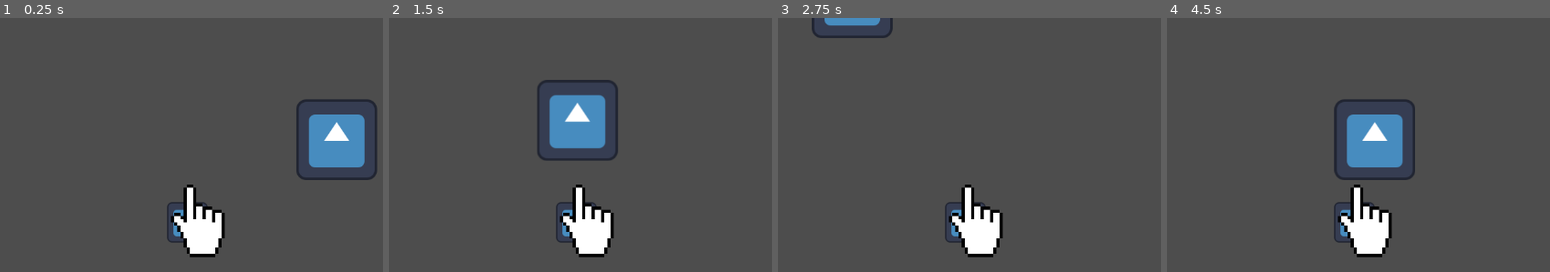
Above: before the commit, frames 1-4 (left to right).
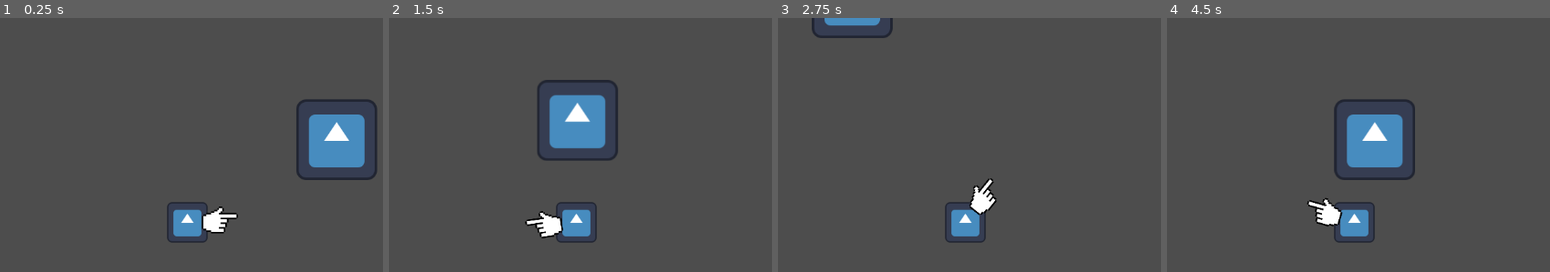
Above: after the commit, the same moments.

Repository: CauaRodrigues08/System-Terminated
Game: Godot game, scene res://scenes/world.tscn
The game is run twice, just before and just after one commit, with the same random seed, the same clock (stepped at 60 frames per second) and the same inputs. The project has no main scene, so this scene is started directly. The engine's default icon, where the game draws it, is replaced by a stand-in: a white triangle on a blue panel in a dark square.
Inputs (mouse positions are in pixels of both pictures, inside the frame that each line leads up to):
- Up to frame 1 (0.25 s): no input
- Up to frame 2 (1.5 s): tap Enter at 0.5 s; move the mouse to (737, 200) at 0.52 s; hold D (move_right) 0.53-1.28 s; move the mouse to (431, 244) at 1.27 s; hold S (move_down) from 1.28 s (still down)
- Up to frame 3 (2.75 s): move the mouse to (1038, 132) at 2.02 s; release S (move_down) at 2.03 s; hold D (move_right) from 2.03 s (still down)
- Up to frame 4 (4.5 s): move the mouse to (outside the picture) at 2.77 s; release D (move_right) at 2.78 s; hold W (move_up) 2.78-3.53 s; move the mouse to (outside the picture) at 3.52 s; hold A (move_left) from 3.53 s (still down); move the mouse to (outside the picture) at 4.27 s

The runs differ from the first frame. In frame 1, 2.3% of the frame differs, in the area x 44-63%, y 65-95%; in frame 2, 3.0%, in the area x 35-59%, y 65-95%; in frame 3, 2.8%; in frame 4, 3.0%.

Commit message:
Aim system now functional: typo error fixedand gun radius adjusted

Diff:
--- a/components/scenes_components/gun_pivot.tscn
+++ b/components/scenes_components/gun_pivot.tscn
@@ -1,6 +1,6 @@
-[gd_scene load_steps=2 format=3 uid="uid://cec130g2omaik"]
+[gd_scene format=3 uid="uid://cec130g2omaik"]
 
 [ext_resource type="Script" uid="uid://b0p8fbfbquahy" path="res://components/script_components/gun_pivot.gd" id="1_kr0ri"]
 
-[node name="GunPivot" type="Node2D"]
+[node name="GunPivot" type="Node2D" unique_id=447946828]
 script = ExtResource("1_kr0ri")
--- a/components/script_components/aim_component.gd
+++ b/components/script_components/aim_component.gd
@@ -1,7 +1,7 @@
 extends Node
 class_name AimComponent
 
-@export var body : Node2D
+@onready var body := owner as Node2D
 @export var controller : AimController
 
 var aim_direction : Vector2 = Vector2.RIGHT
@@ -15,5 +15,6 @@
 	if new_direction != Vector2.ZERO:
 		aim_direction = new_direction
 
+
 func get_aim_direction() -> Vector2:
 	return aim_direction
--- a/components/script_components/gun_pivot.gd
+++ b/components/script_components/gun_pivot.gd
@@ -2,7 +2,8 @@
 class_name GunPivot
 
 @export var aim_component : AimComponent
-@export var radius : float = 24.0
+@export var radius : float = 50.0
+
 
 func _process(_delta: float) -> void:
 	if aim_component == null:
@@ -15,6 +16,7 @@
 
 	rotation = direction.angle()
 	position = direction * radius
+	print(self.position)
 
 	if direction.x > 0:
 		scale.y = 1
--- a/components/script_components/player_aim_input.gd
+++ b/components/script_components/player_aim_input.gd
@@ -9,7 +9,8 @@
 var last_mouse_position : Vector2
 
 func _ready() -> void:
-	last_mouse_position = get_viewport().get_camera_2d().get_global_mouse_position()
+	last_mouse_position = get_mouse_position()
+	print(last_mouse_position)
 
 func get_raw_joystick_vector() -> Vector2:
 	return Vector2(
@@ -20,15 +21,16 @@
 func get_mouse_position() -> Vector2:
 	return get_viewport().get_camera_2d().get_global_mouse_position()
 
+
 func update_last_device() -> void:
-	# joystick
+	## joystick
 	var joystick_vector = get_raw_joystick_vector()
 
 	if joystick_vector.length() > joystick_deadzone:
 		last_used_device = Device.JOYSTICK
 		return
 
-	# mouse
+	## mouse
 	var mouse_position = get_mouse_position()
 	if mouse_position.distance_to(last_mouse_position) > mouse_threshold:
 		last_used_device = Device.MOUSE
@@ -60,6 +62,7 @@
 	match last_used_device:
 		Device.JOYSTICK:
 			return get_joystick_direction()
+
 		Device.MOUSE:
 			return get_mouse_direction(origin, mouse_position)
 
--- a/project.godot
+++ b/project.godot
@@ -8,10 +8,14 @@
 
 config_version=5
 
+[animation]
+
+compatibility/default_parent_skeleton_in_mesh_instance_3d=true
+
 [application]
 
 config/name="System Terminated"
-config/features=PackedStringArray("4.5", "GL Compatibility")
+config/features=PackedStringArray("4.6", "GL Compatibility")
 config/icon="res://assets/icon.svg"
 
 [input]
--- a/scenes/player.tscn
+++ b/scenes/player.tscn
@@ -12,27 +12,31 @@
 [sub_resource type="RectangleShape2D" id="RectangleShape2D_3vyb7"]
 size = Vector2(58, 58)
 
-[node name="Player" type="CharacterBody2D"]
+[node name="Player" type="CharacterBody2D" unique_id=412805892]
 script = ExtResource("1_dqkch")
 
-[node name="HitBox" type="CollisionShape2D" parent="."]
+[node name="HitBox" type="CollisionShape2D" parent="." unique_id=955482454]
 shape = SubResource("RectangleShape2D_3vyb7")
 
-[node name="Sprite" type="Sprite2D" parent="."]
+[node name="Sprite" type="Sprite2D" parent="." unique_id=957952559]
 scale = Vector2(0.5, 0.5)
 texture = ExtResource("1_3vyb7")
 
-[node name="Camera2D" type="Camera2D" parent="."]
+[node name="Camera2D" type="Camera2D" parent="." unique_id=1856850223]
 
-[node name="MovementComponent" parent="." instance=ExtResource("4_dqkch")]
+[node name="MovementComponent" parent="." unique_id=214057671 instance=ExtResource("4_dqkch")]
 
-[node name="PlayerInputComponent" parent="." instance=ExtResource("3_dqkch")]
+[node name="PlayerInputComponent" parent="." unique_id=290747788 instance=ExtResource("3_dqkch")]
 
-[node name="PlayerAimInput" parent="." instance=ExtResource("5_tuyoq")]
+[node name="PlayerAimInput" parent="." unique_id=956704125 instance=ExtResource("5_tuyoq")]
+joystick_deadzone = 0.2
+mouse_threshold = 2.0
 
-[node name="AimComponent" parent="." instance=ExtResource("6_fjrip")]
+[node name="AimComponent" parent="." unique_id=1956975617 instance=ExtResource("6_fjrip")]
 
-[node name="GunPivot" parent="." instance=ExtResource("7_fjrip")]
+[node name="GunPivot" parent="." unique_id=83141518 instance=ExtResource("7_fjrip")]
 
-[node name="GunSprite" type="Sprite2D" parent="GunPivot"]
+[node name="GunSprite" type="Sprite2D" parent="GunPivot" unique_id=572503520]
+rotation = 1.5707964
+scale = Vector2(0.5, 0.5)
 texture = ExtResource("8_smehm")
--- a/scenes/world.tscn
+++ b/scenes/world.tscn
@@ -1,12 +1,12 @@
-[gd_scene load_steps=3 format=3 uid="uid://c6qvnwklkkbcw"]
+[gd_scene format=3 uid="uid://c6qvnwklkkbcw"]
 
 [ext_resource type="PackedScene" uid="uid://yeyjuwgd3asb" path="res://scenes/player.tscn" id="1_rwgxs"]
 [ext_resource type="Texture2D" uid="uid://db548hqtx83jx" path="res://assets/icon.svg" id="2_4wyf3"]
 
-[node name="World" type="Node2D"]
+[node name="World" type="Node2D" unique_id=2096226532]
 
-[node name="Player" parent="." instance=ExtResource("1_rwgxs")]
+[node name="Player" parent="." unique_id=223203675 instance=ExtResource("1_rwgxs")]
 
-[node name="Sprite2D" type="Sprite2D" parent="."]
+[node name="Sprite2D" type="Sprite2D" parent="." unique_id=2090746734]
 position = Vector2(236, -131)
 texture = ExtResource("2_4wyf3")
--- a/scripts/player.gd
+++ b/scripts/player.gd
@@ -1,7 +1,10 @@
 extends CharacterBody2D
 
 func _ready() -> void:
+	## Movement
 	$MovementComponent.controller = $PlayerInputComponent
 	## This way, MovementComponent will have a controller, even if it's created dinamically.
+
+	## Aiming
 	$AimComponent.controller = $PlayerAimInput
 	$GunPivot.aim_component = $AimComponent
Not shown: 1 places in scenes/player.tscn that only renumber resources
